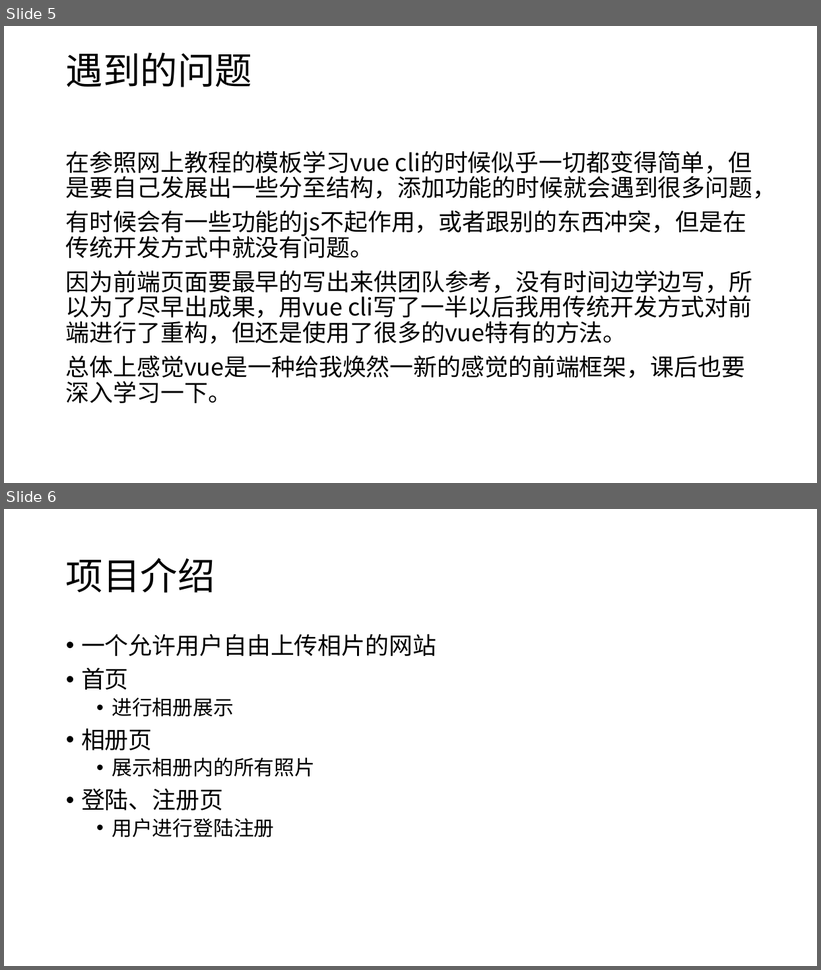
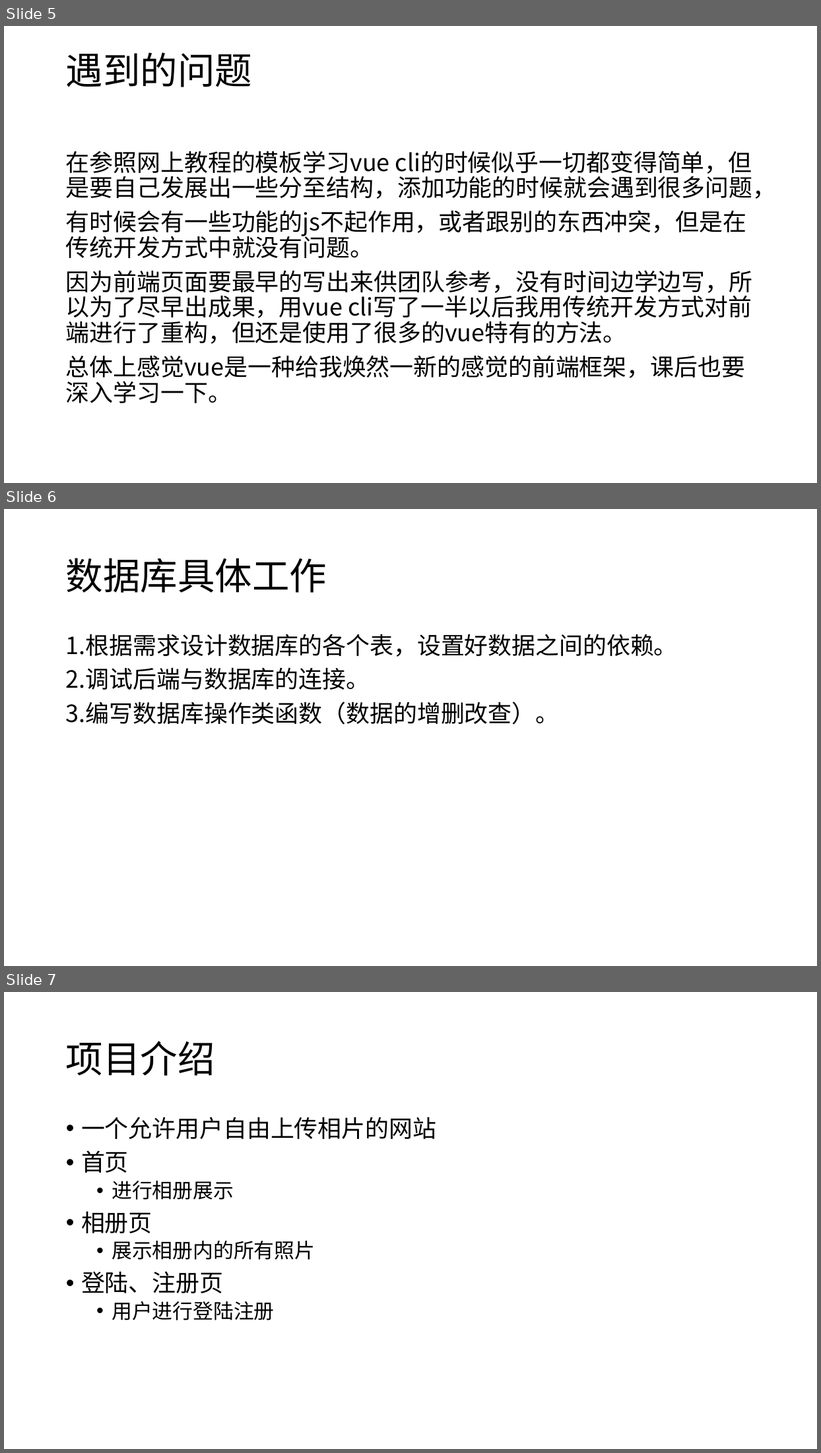
Before and after one commit to daxuliu/softwarelearn, a slide deck: 文档/项目展示-1.pptx. Shown one above the other, each under a label of ours: slides 5 and 6 before the commit, slides 5, 6 and 7 after it. The pictures are 821x970 and 821x1453 pixels, drawn with LibreOffice and Linux fonts; fonts in the diff are those of the drawing. Boxes give left, top, right and bottom in pixels: in the first picture for what was removed or moved away, otherwise in the second. Text is boxed around its words. In the diff, an @@ line names an element or a change of style, - is before the commit and + after.

```diff
--- a/文档/项目展示-1.pptx
+++ b/文档/项目展示-1.pptx
@@ slide 6 added at <box>4,509,817,966</box>, background #FFFFFF @@
@@ title added at <box>66,558,327,593</box>, 44 pt, text #000000 @@
+数据库具体工作
@@ text added at <box>66,634,678,725</box>, 28 pt, text #000000 @@
+1.根据需求设计数据库的各个表，设置好数据之间的依赖。
+2.调试后端与数据库的连接。
+3.编写数据库操作类函数（数据的增删改查）。
@@ what was slide 6 is now slide 7 @@
```
